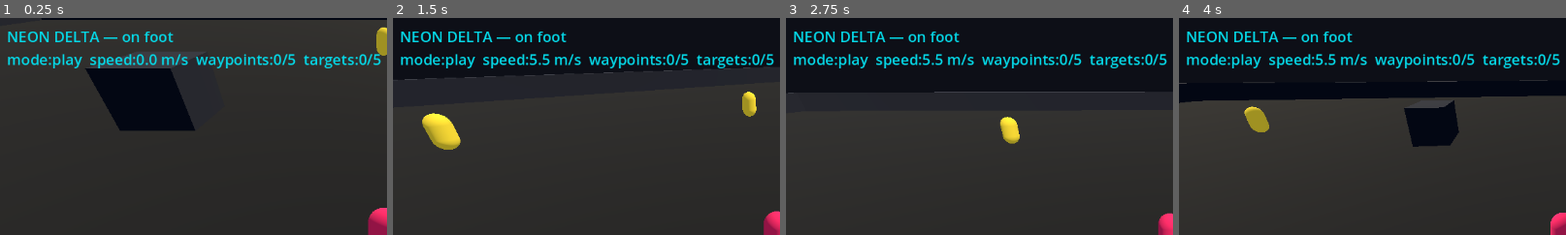
Above: before the commit, frames 1-4 (left to right).
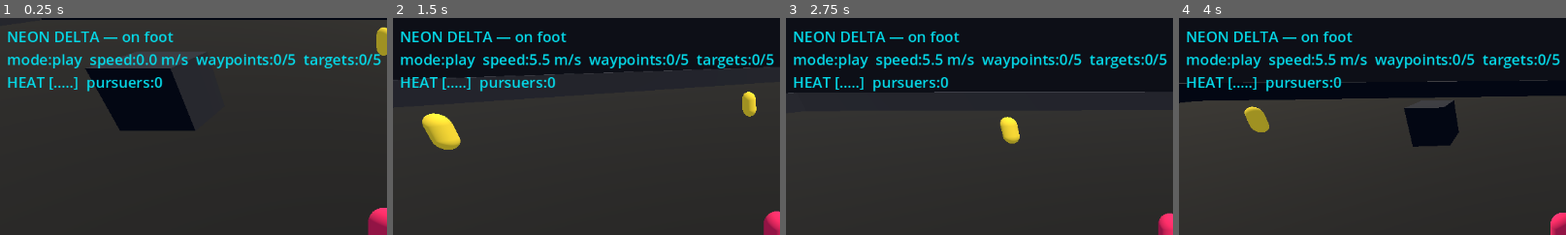
Above: after the commit, the same moments.

Repository: jaimepescht5-svg/Ge-te-Ay
Game: Godot game, scene res://Sandbox.tscn
The game is run twice, just before and just after one commit, with the same random seed, the same clock (stepped at 60 frames per second) and the same inputs. This scene is started directly instead of the project's main scene.
Inputs (mouse positions are % of the whole screen's width and height, from its top left):
- Up to frame 1 (0.25 s): no input
- Up to frame 2 (1.5 s): move the mouse to (72, 45) at 0.52 s; hold D (mv_right) 0.53-1.28 s; click (72, 45) at 0.6 s; move the mouse to (30, 55) at 1.27 s; hold S (mv_back) from 1.28 s (still down); tap Shift (run) at 1.35 s
- Up to frame 3 (2.75 s): move the mouse to (60, 28) at 2.02 s; release S (mv_back) at 2.03 s; hold D (mv_right) from 2.03 s (still down); click (60, 28) at 2.1 s
- Up to frame 4 (4 s): move the mouse to (45, 70) at 2.77 s; release D (mv_right) at 2.78 s; hold W (mv_fwd) 2.78-3.53 s; tap Shift (run) at 2.85 s; click (45, 70) at 2.92 s; move the mouse to (80, 65) at 3.52 s; hold A (mv_left) from 3.53 s (still down); click (80, 65) at 3.6 s
The pictures show only the part of the screen within x 1-50%, y 0-50%; the shares and areas given below are measured in that part.

The runs differ from the first frame. In frame 1, 0.8% of the frame differs, in the area x 2-43%, y 27-34%; in frame 2, 0.8%; in frame 3, 0.9%; in frame 4, 0.9%.

Commit message:
Add wanted/Heat verb: crimes -> Heat -> chasing pursuers -> decay
Third non-driving verb completes the crime-sandbox loop. Destroying a target
is a crime that raises a 0-5 Heat level; each integer star spawns a pursuer
(cyan CharacterBody3D) that navigates toward the player; Heat decays after a
clean delay. HUD shows the star meter + live pursuer count.

The self-check gains an observation window after the bot finishes (it idles
while Heat cools) and four invariants: crimes raised Heat (peak>=1), Heat
spawned a pursuer, the pursuer closed in, and Heat decays when clean. 13/13
total.

Verified clean-checkout headless AND rendered: PASS 13/13 (heat peak 5 ->
decays to ~3.6, 3 pursuers, closed to 22 m). README documents the sandbox.

Co-Authored-By: Claude Opus 4.8 (1M context) <noreply@anthropic.com>
Claude-Session: https://claude.ai/code/session_01LL5RFKCgdxeYwnGtcJXjRL

Diff:
--- a/prototype/neon-delta-slice/scripts/sandbox.gd
+++ b/prototype/neon-delta-slice/scripts/sandbox.gd
@@ -30,7 +30,7 @@
 const ARENA := 60.0          # half-extent of the walled flat ground
 
 # ---- selfcheck ----
-const SELFCHECK_SECONDS := 30.0
+const SELFCHECK_SECONDS := 45.0
 const CAPTURE_INTERVAL := 1.5
 
 var mode := "play"
@@ -55,6 +55,22 @@
 var shots_fired := 0
 var shots_hit := 0
 var targets_destroyed := 0
+
+# ---- wanted / Heat verb ----
+const HEAT_PER_CRIME := 1.2
+const HEAT_MAX := 5.0
+const HEAT_DECAY := 0.25          # stars/sec once "clean"
+const HEAT_CLEAN_DELAY := 2.0     # seconds after last crime before decay starts
+const PURSUER_SPEED := 7.5
+const PURSUER_CAP := 3
+const OBSERVE_SECONDS := 7.0      # watch Heat/pursuers after the bot is done
+var heat := 0.0
+var heat_peak := 0.0
+var heat_clean_timer := 0.0
+var pursuers: Array = []
+var pursuers_spawned := 0
+var pursuer_min_dist := INF
+var done_time := -1.0
 
 # telemetry / state
 var sim_time := 0.0
@@ -304,14 +320,19 @@
 	if c.get("fire", false):
 		_shoot()
 	_update_telemetry(delta)
+	_update_heat(delta)
+	_update_pursuers(delta)
 
 	if mode == "play" and Input.is_action_just_pressed("reset"):
 		_reset_player()
 
 	if mode == "selfcheck":
 		var p := player.global_position
-		samples.append({"t": sim_time, "x": p.x, "z": p.z, "y": p.y, "speed": _planar_speed()})
-		if sim_time >= selfcheck_seconds or bot_done:
+		samples.append({"t": sim_time, "x": p.x, "z": p.z, "y": p.y, "speed": _planar_speed(), "heat": heat})
+		if bot_done and done_time < 0.0:
+			done_time = sim_time
+		var observed := done_time >= 0.0 and sim_time >= done_time + OBSERVE_SECONDS
+		if sim_time >= selfcheck_seconds or observed:
 			_finish_selfcheck()
 
 func _player_controls() -> Dictionary:
@@ -344,7 +365,73 @@
 			shots_hit += 1
 			target_meshes[idx].visible = false
 			target_bodies[idx].set_collision_layer_value(1, false)
+			_commit_crime()
 	_spawn_tracer(from, hit_point)
+
+func _commit_crime() -> void:
+	heat = minf(HEAT_MAX, heat + HEAT_PER_CRIME)
+	heat_peak = maxf(heat_peak, heat)
+	heat_clean_timer = 0.0
+
+func _update_heat(delta: float) -> void:
+	heat_clean_timer += delta
+	if heat_clean_timer > HEAT_CLEAN_DELAY and heat > 0.0:
+		heat = maxf(0.0, heat - HEAT_DECAY * delta)
+	# spawn pursuers proportional to the wanted level
+	var want: int = mini(PURSUER_CAP, int(floor(heat)))
+	while pursuers.size() < want:
+		_spawn_pursuer()
+
+func _spawn_pursuer() -> void:
+	var cop := CharacterBody3D.new()
+	var col := CollisionShape3D.new()
+	var cap := CapsuleShape3D.new()
+	cap.radius = 0.4
+	cap.height = 1.8
+	col.shape = cap
+	col.position.y = 0.9
+	cop.add_child(col)
+	var mesh := MeshInstance3D.new()
+	var cm := CapsuleMesh.new()
+	cm.radius = 0.4
+	cm.height = 1.8
+	var mat := StandardMaterial3D.new()
+	mat.albedo_color = Color(0.05, 0.85, 0.91)         # NEON DELTA cyan = the law
+	mat.emission_enabled = true
+	mat.emission = Color(0.05, 0.85, 0.91)
+	mat.emission_energy_multiplier = 0.6
+	mesh.mesh = cm
+	mesh.position.y = 0.9
+	mesh.material_override = mat
+	cop.add_child(mesh)
+	# spawn at an arena corner away from the player
+	var p := player.global_position
+	var corner := Vector3(ARENA - 4, 1.0, ARENA - 4)
+	if p.x > 0: corner.x = -(ARENA - 4)
+	if p.z > 0: corner.z = -(ARENA - 4)
+	cop.position = corner
+	add_child(cop)
+	pursuers.append(cop)
+	pursuers_spawned += 1
+
+func _update_pursuers(delta: float) -> void:
+	var p := player.global_position
+	for cop: CharacterBody3D in pursuers:
+		var to: Vector3 = p - cop.global_position
+		var flat := Vector2(to.x, to.z)
+		var dist := flat.length()
+		pursuer_min_dist = minf(pursuer_min_dist, dist)
+		var dir := flat.normalized() if dist > 0.001 else Vector2.ZERO
+		var v: Vector3 = cop.velocity
+		v.x = dir.x * PURSUER_SPEED
+		v.z = dir.y * PURSUER_SPEED
+		if not cop.is_on_floor():
+			v.y -= GRAVITY * delta
+		else:
+			v.y = maxf(v.y, -0.1)
+		cop.velocity = v
+		cop.move_and_slide()
+		cop.rotation.y = atan2(dir.x, dir.y) if dir.length() > 0.1 else cop.rotation.y
 
 func _spawn_tracer(from: Vector3, to: Vector3) -> void:
 	# visual only; skipped headless. Brief glowing line + muzzle flash.
@@ -422,9 +509,12 @@
 func _update_hud() -> void:
 	if hud == null:
 		return
-	hud.text = "NEON DELTA — on foot\nmode:%s  speed:%.1f m/s  waypoints:%d/%d  targets:%d/%d" % [
+	var stars := ""
+	for i in range(5):
+		stars += "*" if i < int(round(heat)) else "."
+	hud.text = "NEON DELTA — on foot\nmode:%s  speed:%.1f m/s  waypoints:%d/%d  targets:%d/%d\nHEAT [%s]  pursuers:%d" % [
 		mode, _planar_speed(), waypoints_reached, waypoints.size(),
-		targets_destroyed, target_pos.size(),
+		targets_destroyed, target_pos.size(), stars, pursuers.size(),
 	]
 
 func _capture_frame() -> void:
@@ -453,6 +543,10 @@
 	checks.append(_check("fired the gun", shots_fired > 0))
 	checks.append(_check("destroyed every target", targets_destroyed >= target_pos.size()))
 	checks.append(_check("decent aim (>=45% of shots hit)", shots_fired > 0 and float(shots_hit) / float(shots_fired) >= 0.45))
+	checks.append(_check("crimes raised Heat (peak >= 1 star)", heat_peak >= 1.0))
+	checks.append(_check("Heat spawned a pursuer", pursuers_spawned > 0))
+	checks.append(_check("pursuer closed in (min dist < 32 m)", pursuer_min_dist < 32.0))
+	checks.append(_check("Heat decays when clean (final < peak)", heat < heat_peak - 0.1))
 	checks.append(_check("captured frames for visual review", capture_index >= 3))
 
 	var passed := true
@@ -473,6 +567,10 @@
 		"shots_hit": shots_hit,
 		"targets_destroyed": targets_destroyed,
 		"targets_total": target_pos.size(),
+		"heat_peak": heat_peak,
+		"heat_final": heat,
+		"pursuers_spawned": pursuers_spawned,
+		"pursuer_min_dist": pursuer_min_dist,
 		"frames_captured": capture_index,
 		"checks": checks,
 		"passed": passed,
Not shown, changed: prototype/neon-delta-slice/README.md
